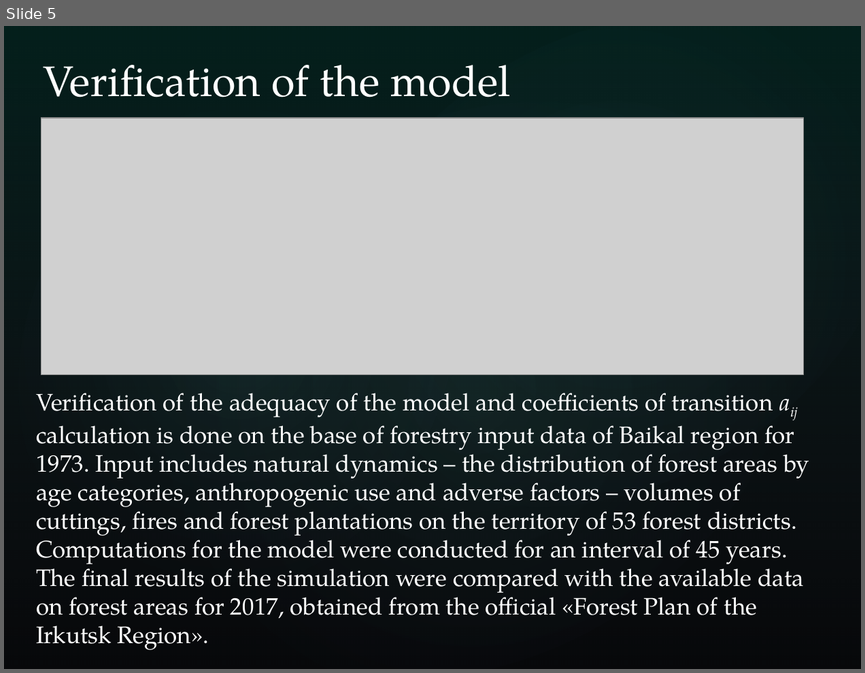
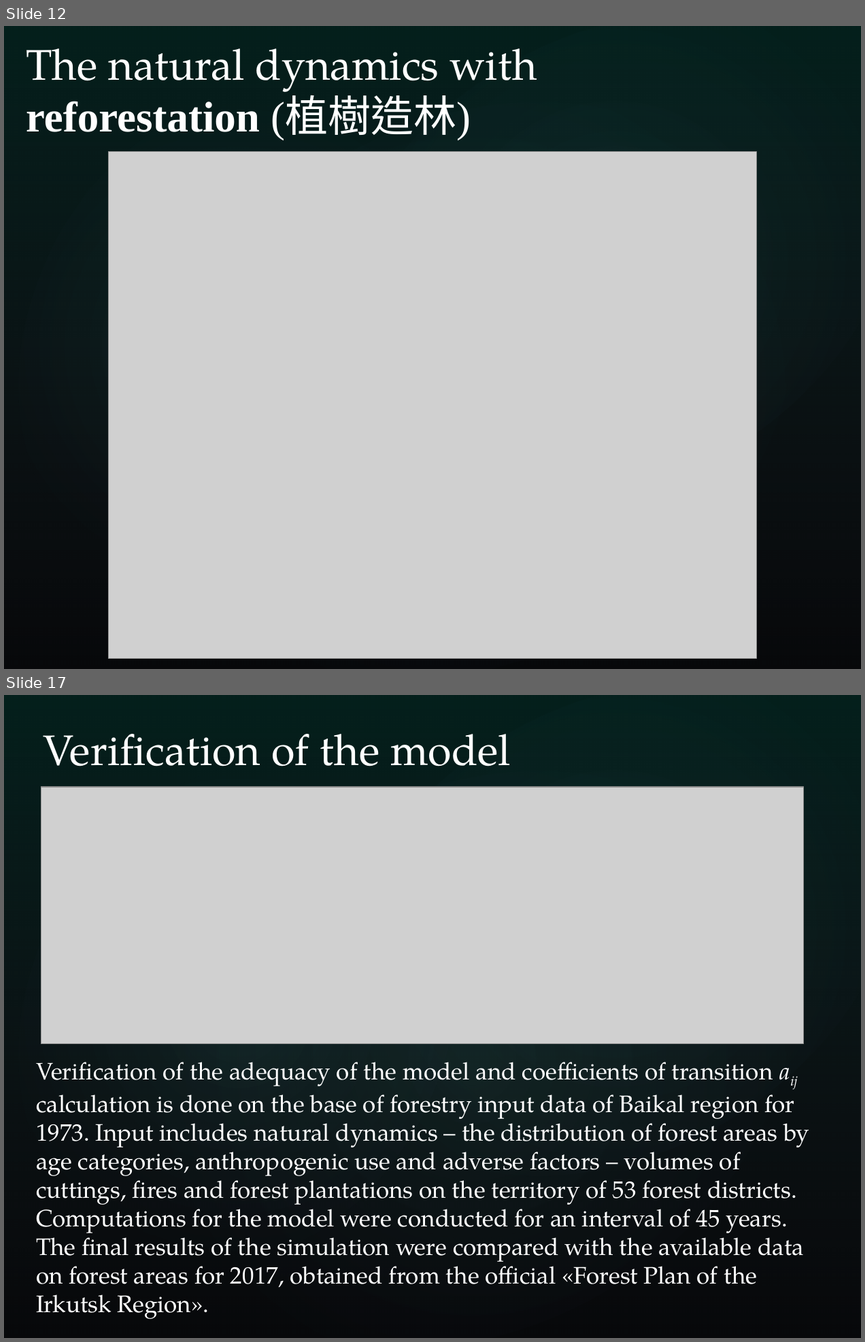
Before and after one commit to eugeneai/pres, a slide deck: china-travel/ready/popova_aiit19.pptx. Shown one above the other, each under a label of ours: slide 5 before the commit, slides 12 and 17 after it; the slides between them are not shown. The pictures are 865x673 and 865x1342 pixels, drawn with LibreOffice and Linux fonts; fonts in the diff are those of the drawing; grey boxes stand for pictures; background and template pictures are left out. Boxes give left, top, right and bottom in pixels: in the first picture for what was removed or moved away, otherwise in the second. Text is boxed around its words. In the diff, an @@ line names an element or a change of style, - is before the commit and + after.

```diff
--- a/china-travel/ready/popova_aiit19.pptx
+++ b/china-travel/ready/popova_aiit19.pptx
@@ slide 12 added at box(4, 26, 861, 669), background picture (left out); not listed: 4 template elements that a slide beside it also shows @@
@@ text added at box(26, 48, 537, 140), 36 pt, text #FFFFFF @@
+The natural dynamics with
+reforestation (植樹造林)
@@ picture added at box(109, 152, 756, 658) @@
@@ what was slide 5 is now slide 17 @@
```
Also in this commit, not shown: 5 slides changed, 13 other slides added, 1 slide removed, 8 other files.
